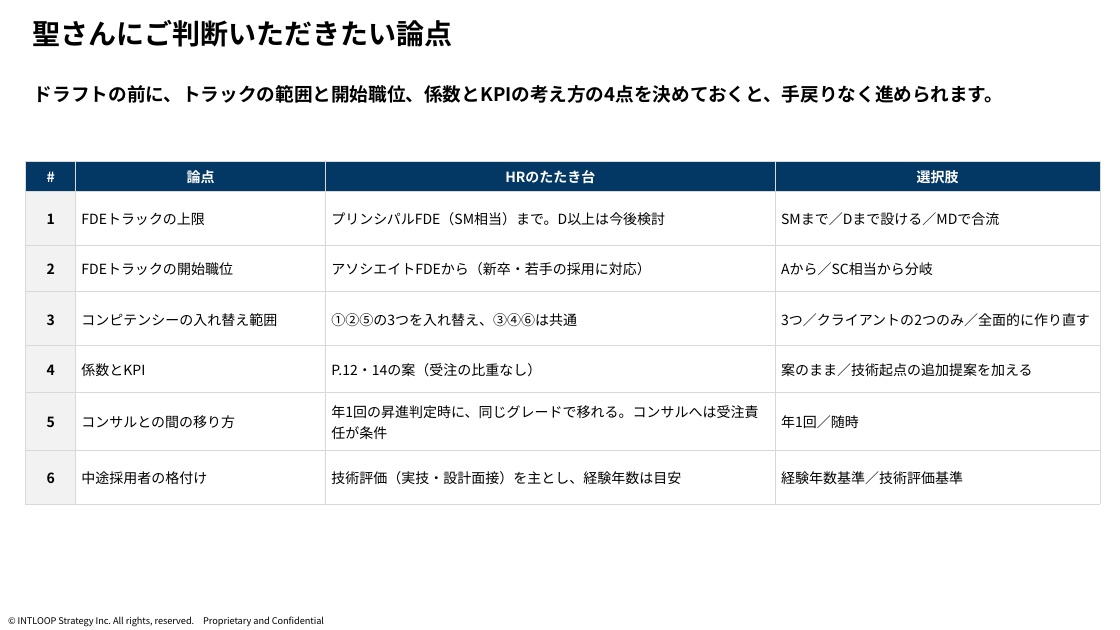
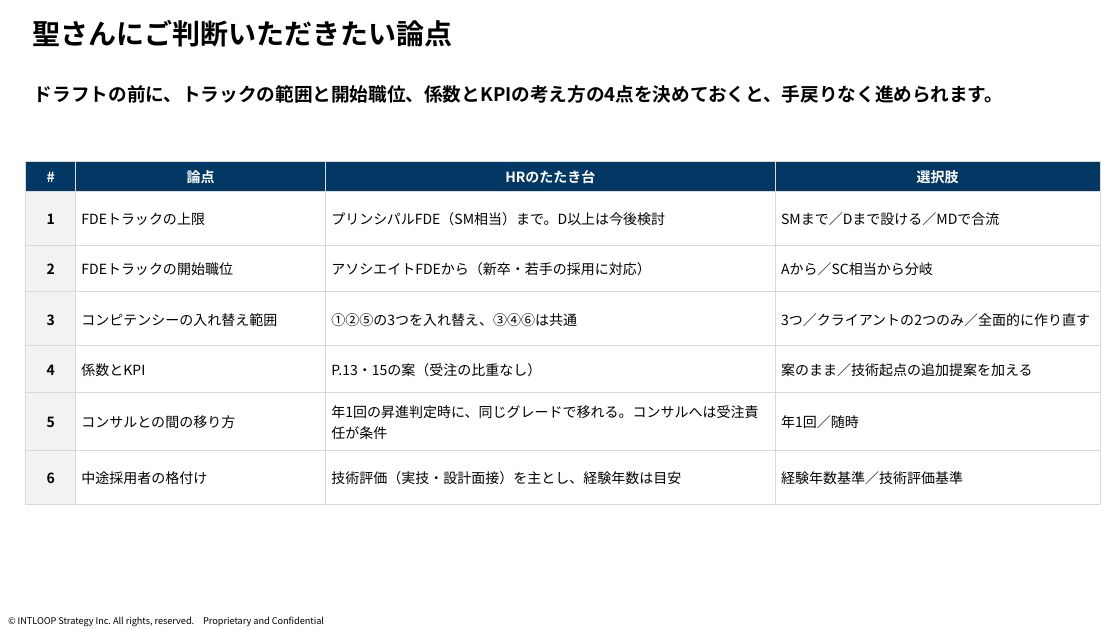
Before and after one commit to mkomko2011/For-AI, a slide deck: slide 21 of FDE評価制度・キャリアパス_ドラフト作成のご依頼_高橋聖さん_20261028.pptx (slide 20 before the commit). Drawn at 1120x630 pixels with LibreOffice and Linux fonts; fonts in the diff are those of the drawing; background and template pictures are left out. Boxes give left, top, right and bottom in pixels: in the first picture for what was removed or moved away, otherwise in the second. Text is boxed around its words. In the diff, an @@ line names an element or a change of style, - is before the commit and + after.

```diff
--- a/FDE評価制度・キャリアパス_ドラフト作成のご依頼_高橋聖さん_20261028.pptx
+++ b/FDE評価制度・キャリアパス_ドラフト作成のご依頼_高橋聖さん_20261028.pptx
@@ table at box(26, 161, 1100, 504) @@
-row 5, column 3: P.12・14の案（受注の比重なし）
+row 5, column 3: P.13・15の案（受注の比重なし）
```
Also in this commit, not shown: 5 other slides changed, 1 slide added, 1 other file.
